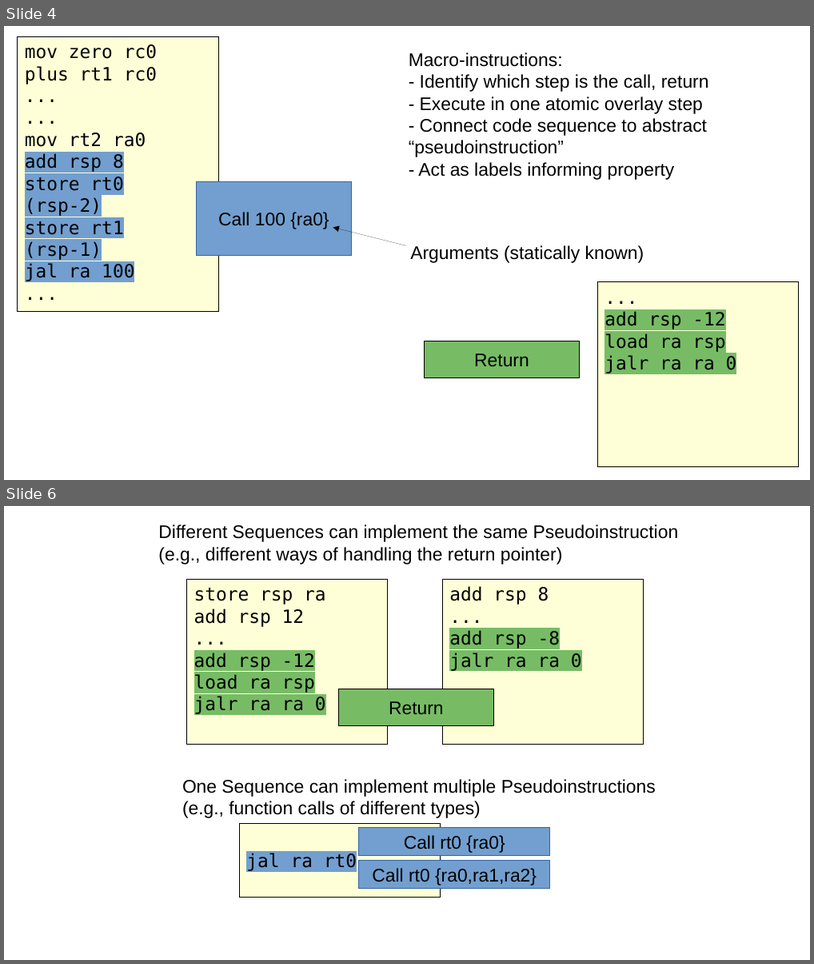
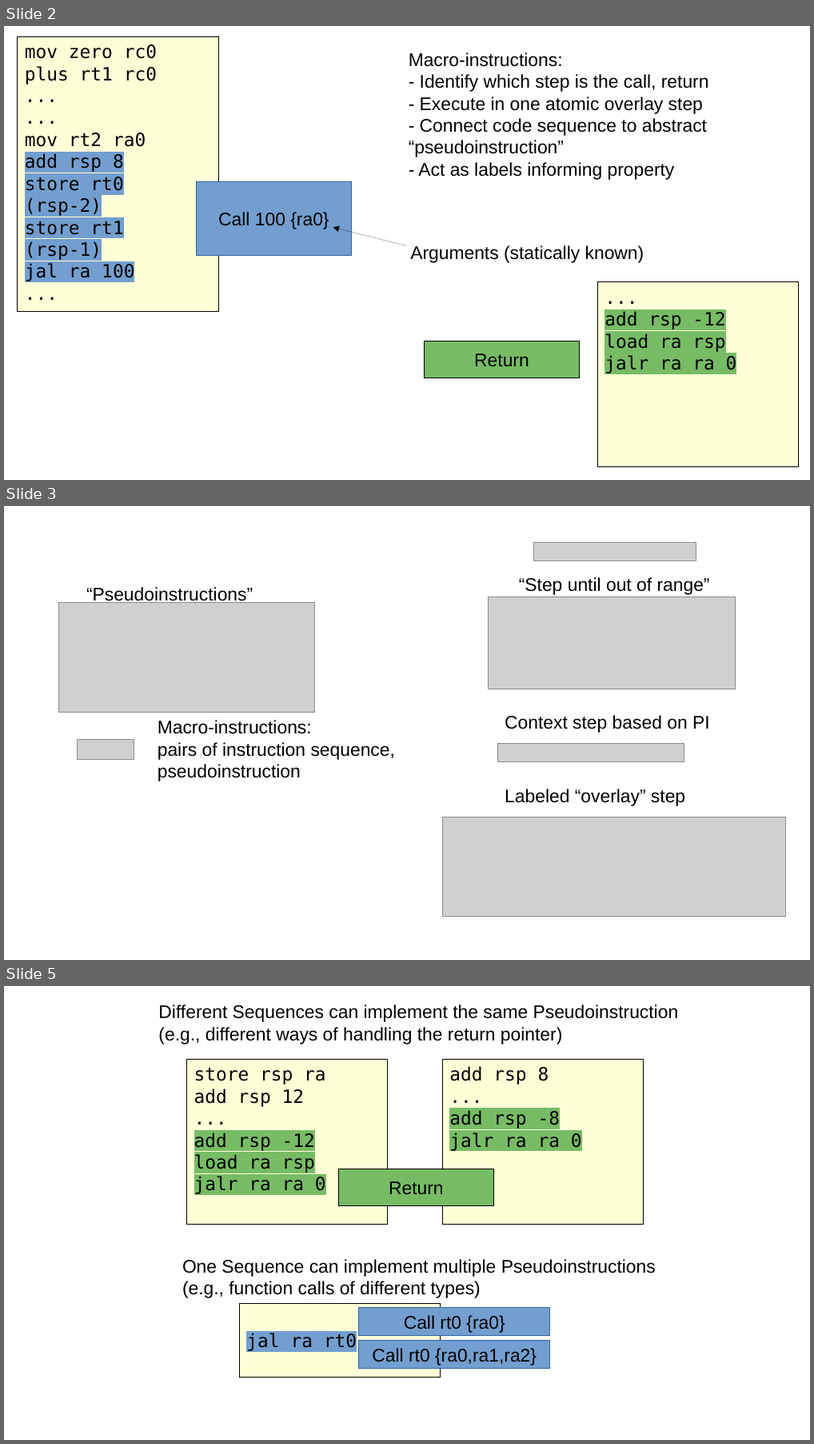
Before and after one commit to bcpierce00/interfering, a slide deck: submission5/StackPres.odp. Shown one above the other, each under a label of ours: slides 4 and 6 before the commit, slides 2, 3 and 5 after it; the slides between them are not shown. The pictures are 814x964 and 814x1444 pixels, drawn with LibreOffice and Linux fonts; fonts in the diff are those of the drawing; grey boxes stand for pictures. Boxes give left, top, right and bottom in pixels: in the first picture for what was removed or moved away, otherwise in the second. Text is boxed around its words. In the diff, an @@ line names an element or a change of style, - is before the commit and + after.

```diff
--- a/submission5/StackPres.odp
+++ b/submission5/StackPres.odp
@@ slide 3 added at [4, 506, 810, 960], background #FFFFFF @@
@@ picture added at [534, 543, 697, 561] @@
@@ text added at [519, 577, 710, 595], 18 pt, text #000000 @@
+“Step until out of range”
@@ text added at [86, 587, 253, 605], 18 pt, text #000000 @@
+“Pseudoinstructions”
@@ picture added at [489, 596, 736, 689] @@
@@ picture added at [59, 602, 315, 712] @@
@@ text added at [158, 720, 395, 781], 18 pt, text #000000 @@
+Macro-instructions:
+pairs of instruction sequence,
+pseudoinstruction
@@ text added at [505, 715, 710, 732], 18 pt, text #000000 @@
+Context step based on PI
@@ picture added at [77, 739, 134, 759] @@
@@ picture added at [498, 743, 685, 762] @@
@@ text added at [505, 788, 686, 806], 18 pt, text #000000 @@
+Labeled “overlay” step
@@ picture added at [443, 817, 786, 916] @@
@@ what was slide 4 is now slide 2 @@
@@ what was slide 6 is now slide 5 @@
```
Also in this commit, not shown: 2 slides changed, 7 other slides added, 5 slides removed, 1 other file.
